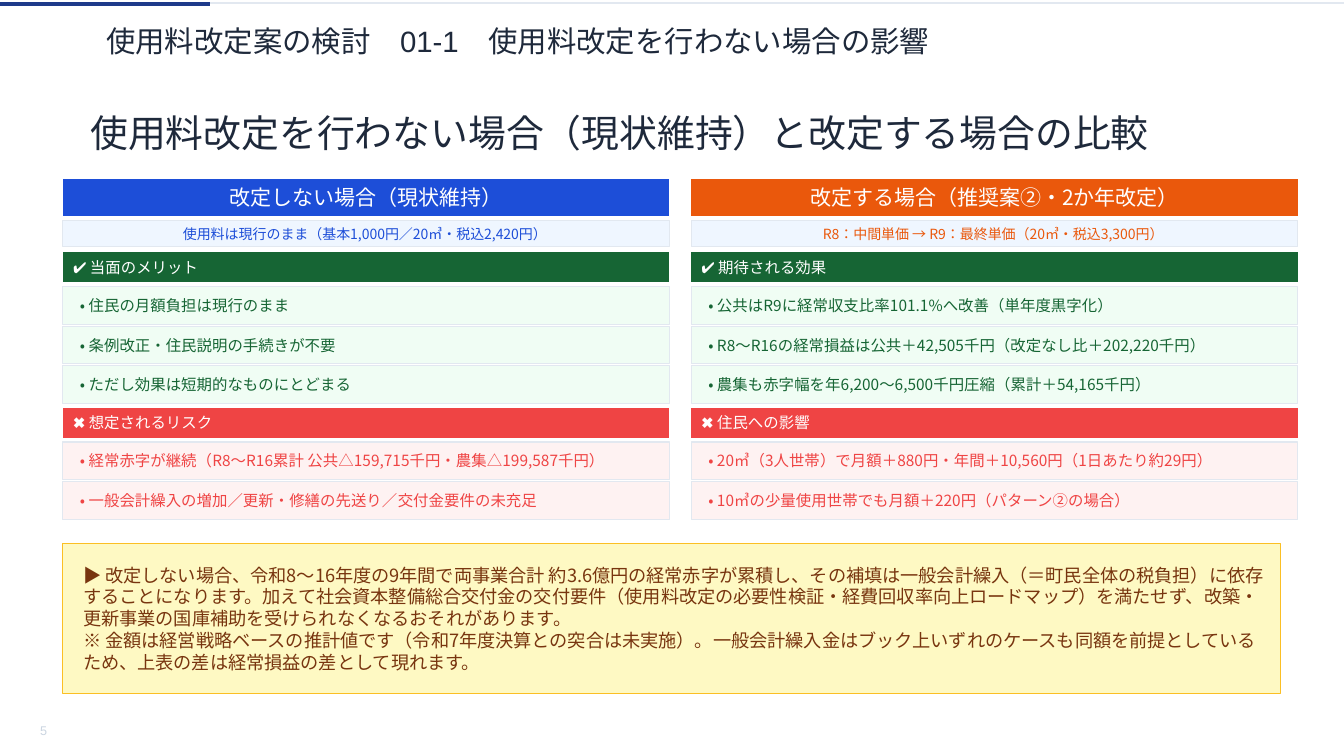
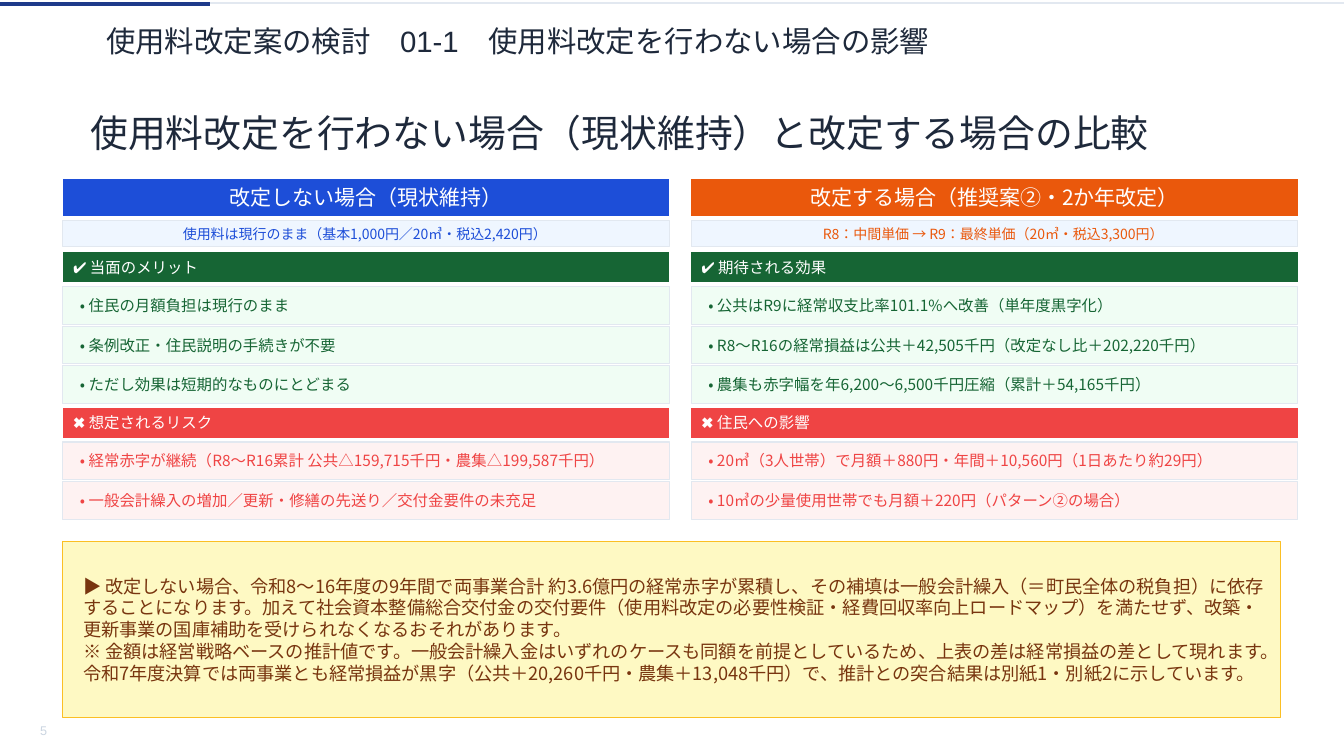
Before and after one commit to ryowakayama-gif/repository, a slide deck: slide 5 of rokko_sewage_council/output/六戸町_第2回審議会資料.pptx. Drawn at 1344x756 pixels with LibreOffice and Linux fonts; fonts in the diff are those of the drawing. Boxes give left, top, right and bottom in pixels: in the first picture for what was removed or moved away, otherwise in the second. Text is boxed around its words. In the diff, an @@ line names an element or a change of style, - is before the commit and + after.

```diff
--- a/rokko_sewage_council/output/六戸町_第2回審議会資料.pptx
+++ b/rokko_sewage_council/output/六戸町_第2回審議会資料.pptx
@@ freeform shape "▶ 改定しない場合、令和8〜16年度の9年間で両事業合計 約3.6億円の経常赤字が累積し、その補填は一般会計繰入（＝町民 ...": place and size @@
-freeform shape "▶ 改定しない場合、令和8〜16年度の9年間で両事業合計 約3.6億円の経常赤字が累積し、その補填は一般会計繰入（＝町民 ..." at bbox=[64, 543, 1281, 694]
+freeform shape "▶ 改定しない場合、令和8〜16年度の9年間で両事業合計 約3.6億円の経常赤字が累積し、その補填は一般会計繰入（＝町民 ..." at bbox=[64, 541, 1281, 718]
@@ text in freeform shape at bbox=[83, 642, 1278, 684]: text changed @@
-※ 金額は経営戦略ベースの推計値です（令和7年度決算との突合は未実施）。一般会計繰入金はブック上いずれのケースも同額を前提としているため、上表の差は経常損益の差として現れます。
+※ 金額は経営戦略ベースの推計値です。一般会計繰入金はいずれのケースも同額を前提としているため、上表の差は経常損益の差として現れます。令和7年度決算では両事業とも経常損益が黒字（公共＋20,260千円・農集＋13,048千円）で、推計との突合結果は別紙1・別紙2に示しています。
```
Also in this commit, not shown: 4 other slides changed, 5 other files.
